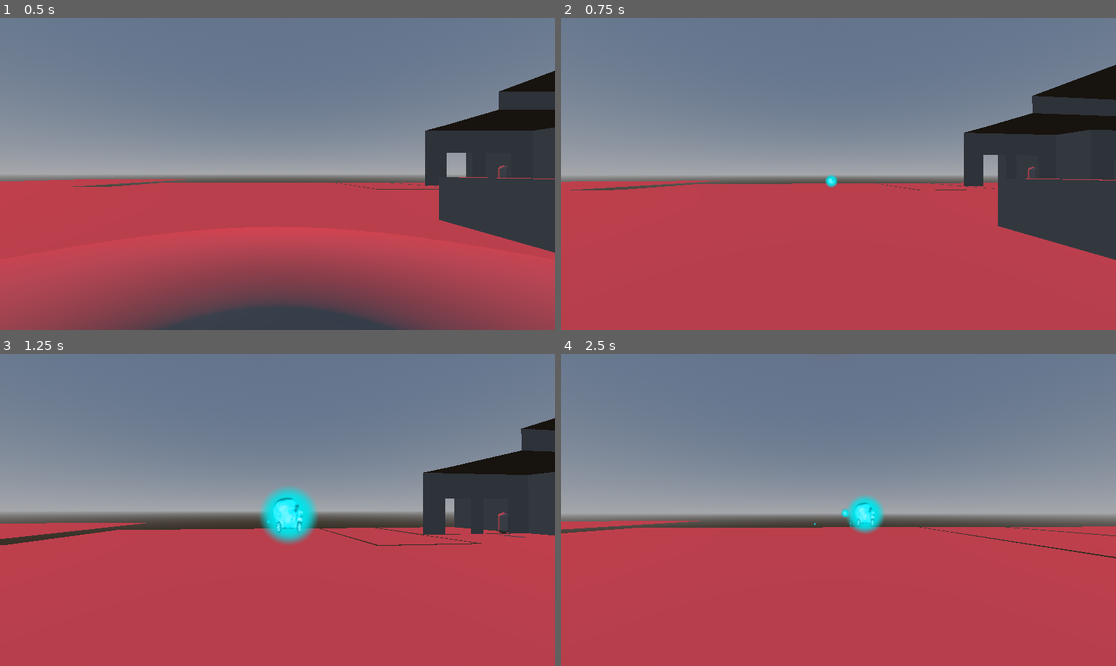
Above: before the commit, frames 1-4 (two rows, left to right).
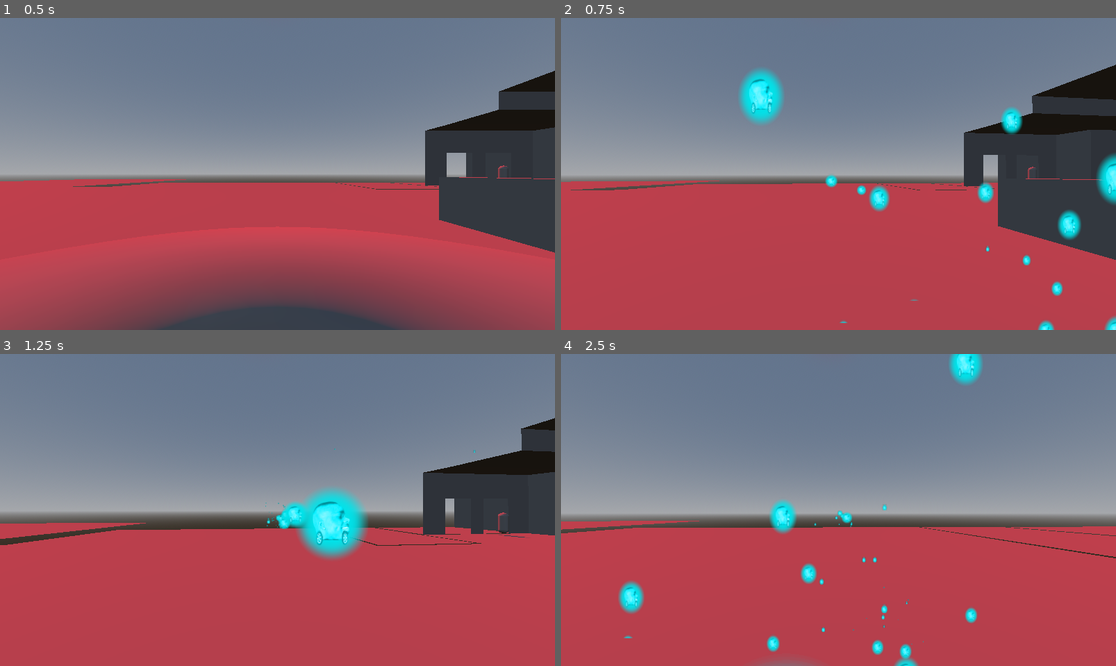
Above: after the commit, the same moments.

Repository: mFieldHouses/phase-two-the-dre-files
Game: Godot game, scene res://scenes/base_scene.tscn
Two runs of this game, one before a commit and one after it. Both use one fixed random seed, a clock stepped at 60 frames per second and the inputs below.
Inputs (mouse positions are in pixels of both pictures, inside the frame that each line leads up to):
- Up to frame 1 (0.5 s): no input
- Up to frame 2 (0.75 s): tap Enter at 0.5 s; move the mouse to (866, 174) at 0.52 s; press the mouse at (866, 174) at 0.53 s; hold W (forward) from 0.53 s (still down)
- Up to frame 3 (1.25 s): keep holding W (forward); tap Space (jump) at 0.77 s
- Up to frame 4 (2.5 s): keep holding W (forward); move the mouse to (810, 510) at 1.27 s; release the mouse at (810, 510) at 1.28 s; click (810, 510) at 1.35 s; tap Space (jump) at 1.52 s; move the mouse to (849, 503) at 2.02 s; press the mouse at (849, 503) at 2.03 s; tap Shift (sprint) at 2.1 s

Frame 1 is identical in both runs. In frame 2, 2.9% of the frame differs, in the area x 32-100%, y 16-100%; in frame 3, 3.2%, in the area x 46-86%, y 30-66%; in frame 4, 2.8%.

Commit message:
Implement positron gun hit effects

Diff:
--- a/autoloads/ParticleEffectManager.gd
+++ b/autoloads/ParticleEffectManager.gd
@@ -1,8 +1,8 @@
 extends Node
 
 func positron_hit(global_pos: Vector3, root_node : Node) -> void:
+	print("positron hit")
 	var _new_emitter : CPUParticles3D = preload("res://scenes/particle_effects/positron_hit.tscn").instantiate()
 
 	root_node.add_child(_new_emitter)
-	_new_emitter.emitting = true
 	_new_emitter.global_position = global_pos
--- a/node_3d.gd
+++ b/node_3d.gd
@@ -9,6 +9,7 @@
 
 # Called when the node enters the scene tree for the first time.
 func _ready() -> void:
+	$hit_detect.body_entered.connect(_bullet_hit)
 	$Sprite3D.scale = Vector3(1, 1, 1) * randf_range(0.1, 0.5)
 	global_position = player.get_node("BulletOrigin").global_position + Vector3(randf_range(-bullets_spawning_range, bullets_spawning_range), randf_range(-bullets_spawning_range, bullets_spawning_range), randf_range(-bullets_spawning_range, bullets_spawning_range))
 	velocity = -player.camera.global_transform.basis.z * initial_velocity
@@ -21,3 +22,7 @@
 
 func _on_area_3d_body_entered(_body: Node3D) -> void:
 	queue_free()
+
+func _bullet_hit(_bodyaw):
+	ParticleEffectManager.positron_hit(global_position, player.get_parent())
+	queue_free()
--- a/project.godot
+++ b/project.godot
@@ -18,6 +18,7 @@
 [autoload]
 
 GlobalData="*res://autoloads/GlobalData.gd"
+ParticleEffectManager="*res://autoloads/ParticleEffectManager.gd"
 
 [filesystem]
 
--- a/scenes/character_body_3d.gd
+++ b/scenes/character_body_3d.gd
@@ -56,7 +56,7 @@
 	# shooting mechanic
 	if Input.is_action_pressed("left_mb"):
 		if shoot_timeout <= 0:
-			shoot_timeout = 0.1
+			shoot_timeout = 0.04
 			var positron_projectile = load("res://scenes/positron.tscn").instantiate()
 			positron_projectile.position = position
 			get_parent().add_child(positron_projectile)
--- /dev/null
+++ b/scenes/particle_effects/positron_hit.gd
@@ -0,0 +1,7 @@
+extends CPUParticles3D
+
+func _ready() -> void:
+	await get_tree().create_timer(0.1).timeout
+	emitting = false
+	await get_tree().create_timer(lifetime).timeout
+	queue_free()
--- /dev/null
+++ b/scenes/particle_effects/positron_hit.tscn
@@ -0,0 +1,29 @@
+[gd_scene load_steps=6 format=3 uid="uid://lerqmvbo8x0h"]
+
+[ext_resource type="Texture2D" uid="uid://df1f0fpqf6f6a" path="res://assets/positron.png" id="1_s3p6v"]
+[ext_resource type="Script" uid="uid://blyvhvlwt8nrq" path="res://scenes/particle_effects/positron_hit.gd" id="2_01ccw"]
+
+[sub_resource type="StandardMaterial3D" id="StandardMaterial3D_01ccw"]
+transparency = 1
+shading_mode = 0
+albedo_texture = ExtResource("1_s3p6v")
+billboard_mode = 1
+billboard_keep_scale = true
+
+[sub_resource type="PlaneMesh" id="PlaneMesh_xfs1y"]
+material = SubResource("StandardMaterial3D_01ccw")
+size = Vector2(0.3, 0.3)
+orientation = 2
+
+[sub_resource type="Curve" id="Curve_s3p6v"]
+_data = [Vector2(0, 0), 0.0, 0.0, 0, 0, Vector2(0.10106383, 1), -2.9445782, -2.9445782, 0, 0, Vector2(1, 0), -0.31459183, 0.0, 0, 0]
+point_count = 3
+
+[node name="PositronHit" type="CPUParticles3D"]
+amount = 500
+mesh = SubResource("PlaneMesh_xfs1y")
+spread = 180.0
+initial_velocity_max = 20.0
+scale_amount_min = 0.2
+scale_amount_curve = SubResource("Curve_s3p6v")
+script = ExtResource("2_01ccw")
--- a/scenes/positron.tscn
+++ b/scenes/positron.tscn
@@ -11,9 +11,9 @@
 initial_velocity = 100.0
 bullets_spawning_range = 0.5
 
-[node name="Area3D" type="Area3D" parent="."]
+[node name="hit_detect" type="Area3D" parent="."]
 
-[node name="CollisionShape3D" type="CollisionShape3D" parent="Area3D"]
+[node name="CollisionShape3D" type="CollisionShape3D" parent="hit_detect"]
 shape = SubResource("BoxShape3D_6cq4x")
 debug_color = Color(0.9371259, 0.2505331, 0, 1)
 
@@ -25,4 +25,4 @@
 double_sided = false
 texture = ExtResource("2_6cq4x")
 
-[connection signal="body_entered" from="Area3D" to="." method="_on_area_3d_body_entered"]
+[connection signal="body_entered" from="hit_detect" to="." method="_on_area_3d_body_entered"]
Not shown, added: scenes/particle_effects/positron_hit.gd.uid
